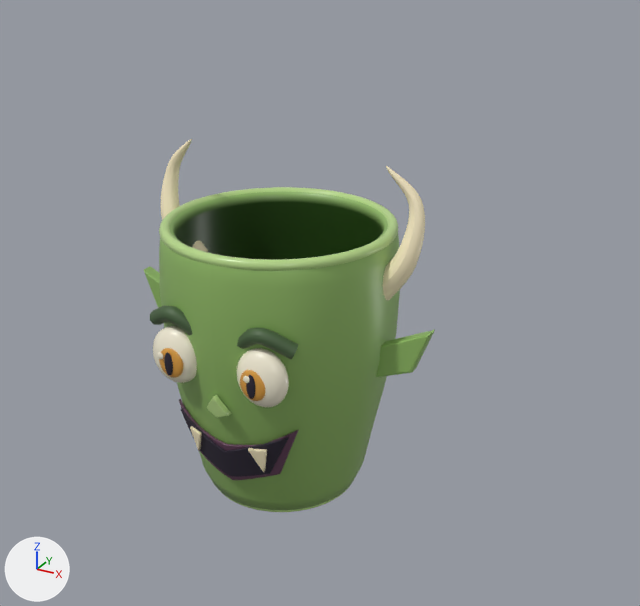
Before and after pictures for a commit that changed the glTF model assets/models/monster.glb.
The view is the same before and after, from a 50 mm lens placed at (0.181, -0.295, 0.176), pointed at (0.017, 0.004, 0.026). The lights are fixed; the arrows at lower left show +X, +Y and +Z. The first picture is the older version.

The scene before the commit, as lines of its bpy script (objects in view):
```python
ob_amber_iris = bpy.data.objects.new('Amber iris', me_mesh_4)
ob_amber_iris.parent = ob_pumpky_monster_cup
ob_amber_iris.location = (-0.019, -0.0518, 0.015)
ob_amber_iris.scale = (0.0058, 0.0016, 0.0065)
ob_curved_ivory_horn = bpy.data.objects.new('Curved ivory horn', me_mesh_8)
ob_curved_ivory_horn.parent = ob_pumpky_monster_cup
ob_curved_ivory_horn.location = (0.0, 0.0, 0.0)
ob_foot_ring = bpy.data.objects.new('Foot ring', me_mesh_2)
ob_foot_ring.parent = ob_pumpky_monster_cup
ob_foot_ring.location = (0.0, 0.0, -0.0575)
ob_foot_ring.rotation_euler = (1.571, 0.0, 0.0)  # degrees (90, 0, 0)
ob_hollow_sculpted_cup = bpy.data.objects.new('Hollow sculpted cup', me_mesh_0)
ob_hollow_sculpted_cup.parent = ob_pumpky_monster_cup
ob_hollow_sculpted_cup.location = (0.0, 0.0, 0.0)
ob_raised_eyeball = bpy.data.objects.new('Raised eyeball', me_mesh_3)
ob_raised_eyeball.parent = ob_pumpky_monster_cup
ob_raised_eyeball.location = (-0.02, -0.0468, 0.016)
ob_raised_eyeball.scale = (0.011, 0.006, 0.012)
ob_rounded_opening = bpy.data.objects.new('Rounded opening', me_mesh_1)
ob_rounded_opening.parent = ob_pumpky_monster_cup
ob_rounded_opening.location = (0.0, 0.0, 0.0595)
ob_rounded_opening.rotation_euler = (1.571, 0.0, 0.0)  # degrees (90, 0, 0)
ob_sculpted_eyebrow = bpy.data.objects.new('Sculpted eyebrow', me_mesh_7)
ob_sculpted_eyebrow.parent = ob_pumpky_monster_cup
ob_sculpted_eyebrow.location = (0.0, 0.0, 0.0)
ob_sculpted_eyebrow_001 = bpy.data.objects.new('Sculpted eyebrow.001', me_mesh_14)
ob_sculpted_eyebrow_001.parent = ob_pumpky_monster_cup
ob_sculpted_eyebrow_001.location = (0.0, 0.0, 0.0)
ob_slit_pupil = bpy.data.objects.new('Slit pupil', me_mesh_5)
ob_slit_pupil.parent = ob_pumpky_monster_cup
ob_slit_pupil.location = (-0.019, -0.0533, 0.015)
ob_slit_pupil.scale = (0.002, 0.0008, 0.005)
# also in view: 'Curved ivory horn.001' at (0.05, 0.001, 0.061); 'Mischievous grin' at (0.0, -0.042, -0.025); 'Pointed ear.001' at (0.057, -0.002, 0.015); 'Sculpted grin border' at (0.0, -0.04, -0.025); 'Raised eyeball.001' at (0.02, -0.047, 0.016)
```
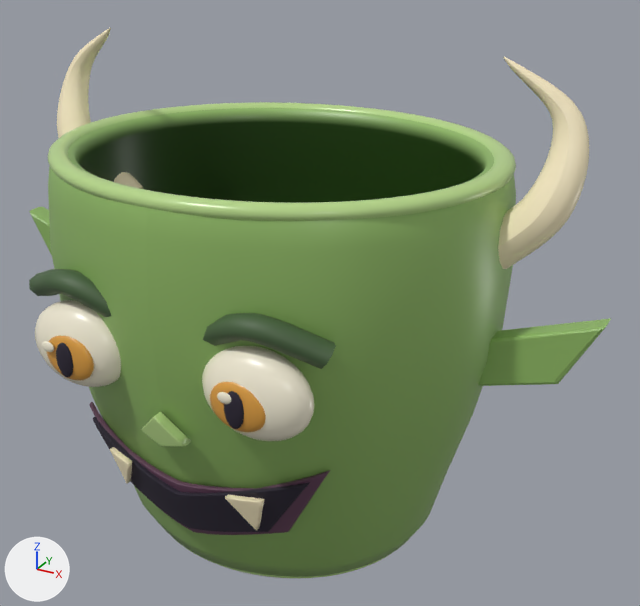
The edits, one by one:
In object 'Hollow sculpted cup' (ob_hollow_sculpted_cup), parent goes from ob_pumpky_monster_cup to ob_pumpky_monster_basket.
In object 'Rounded opening' (ob_rounded_opening), parent goes from ob_pumpky_monster_cup to ob_pumpky_monster_basket.
In object 'Foot ring' (ob_foot_ring), parent goes from ob_pumpky_monster_cup to ob_pumpky_monster_basket.
In object 'Raised eyeball' (ob_raised_eyeball), parent goes from ob_pumpky_monster_cup to ob_pumpky_monster_basket.
In object 'Amber iris' (ob_amber_iris), parent goes from ob_pumpky_monster_cup to ob_pumpky_monster_basket.
In object 'Slit pupil' (ob_slit_pupil), parent goes from ob_pumpky_monster_cup to ob_pumpky_monster_basket.
In object 'Sculpted eyebrow' (ob_sculpted_eyebrow), parent goes from ob_pumpky_monster_cup to ob_pumpky_monster_basket.
In object 'Curved ivory horn' (ob_curved_ivory_horn), parent goes from ob_pumpky_monster_cup to ob_pumpky_monster_basket.
In object 'Pointed ear' (ob_pointed_ear), parent goes from ob_pumpky_monster_cup to ob_pumpky_monster_basket.
In object 'Raised eyeball.001' (ob_raised_eyeball_001), parent goes from ob_pumpky_monster_cup to ob_pumpky_monster_basket.
In object 'Amber iris.001' (ob_amber_iris_001), parent goes from ob_pumpky_monster_cup to ob_pumpky_monster_basket.
In object 'Slit pupil.001' (ob_slit_pupil_001), parent goes from ob_pumpky_monster_cup to ob_pumpky_monster_basket.
In object 'Sculpted eyebrow.001' (ob_sculpted_eyebrow_001), parent goes from ob_pumpky_monster_cup to ob_pumpky_monster_basket.
In object 'Curved ivory horn.001' (ob_curved_ivory_horn_001), parent goes from ob_pumpky_monster_cup to ob_pumpky_monster_basket.
In object 'Pointed ear.001' (ob_pointed_ear_001), parent goes from ob_pumpky_monster_cup to ob_pumpky_monster_basket.
In object 'Sculpted grin border' (ob_sculpted_grin_border), parent goes from ob_pumpky_monster_cup to ob_pumpky_monster_basket.
In object 'Mischievous grin' (ob_mischievous_grin), parent goes from ob_pumpky_monster_cup to ob_pumpky_monster_basket.
In object 'Pointed fang' (ob_pointed_fang), parent goes from ob_pumpky_monster_cup to ob_pumpky_monster_basket.
In object 'Pointed fang.001' (ob_pointed_fang_001), parent goes from ob_pumpky_monster_cup to ob_pumpky_monster_basket.
In object 'Small goblin nose' (ob_small_goblin_nose), parent goes from ob_pumpky_monster_cup to ob_pumpky_monster_basket.
Object 'Pumpky_monster_basket' (ob_pumpky_monster_basket) is new.
Its location is (0.0, 0.0, 0.008).
Its scale is (1.92, 1.68, 1.39).

Where the change shows, as pixel boxes [x1, y1, x2, y2] in the pictures (640 x 606 px):
'Hollow sculpted cup', moved: before [159, 191, 400, 510]; after [48, 108, 516, 577]
'Rounded opening', moved: before [159, 187, 398, 271]; after [48, 102, 516, 221]
'Curved ivory horn.001', moved: before [382, 166, 425, 300]; after [498, 57, 589, 269]
'Pointed ear.001', moved: before [376, 330, 435, 377]; after [478, 319, 611, 386]
'Mischievous grin', moved: before [181, 408, 289, 477]; after [93, 417, 310, 532]
'Raised eyeball.001', moved: before [237, 348, 289, 407]; after [202, 346, 315, 441]
'Raised eyeball', moved: before [153, 326, 197, 383]; after [35, 300, 121, 387]
'Sculpted eyebrow.001', moved: before [237, 328, 298, 360]; after [203, 313, 336, 369]
'Curved ivory horn', moved: before [161, 139, 208, 252]; after [57, 28, 143, 189]
'Sculpted grin border', moved: before [179, 399, 299, 480]; after [89, 402, 330, 535]
'Sculpted eyebrow', moved: before [150, 306, 192, 335]; after [29, 269, 111, 317]
'Amber iris.001', moved: before [240, 370, 265, 401]; after [210, 382, 266, 432]
'Amber iris', moved: before [159, 348, 183, 378]; after [46, 335, 94, 381]
'Small goblin nose', moved: before [207, 395, 231, 417]; after [141, 412, 191, 446]
'Pointed fang.001', moved: before [248, 448, 267, 472]; after [225, 494, 264, 530]
'Pointed ear', moved: before [144, 267, 162, 308]; after [30, 207, 52, 255]
'Slit pupil.001', moved: before [246, 375, 255, 399]; after [224, 391, 244, 429]
'Slit pupil', moved: before [164, 353, 173, 375]; after [56, 343, 73, 377]
'Pointed fang', moved: before [190, 426, 202, 451]; after [110, 447, 132, 483]
'Foot ring', moved (mostly hidden): before [218, 486, 350, 512]; after [176, 540, 392, 578]
